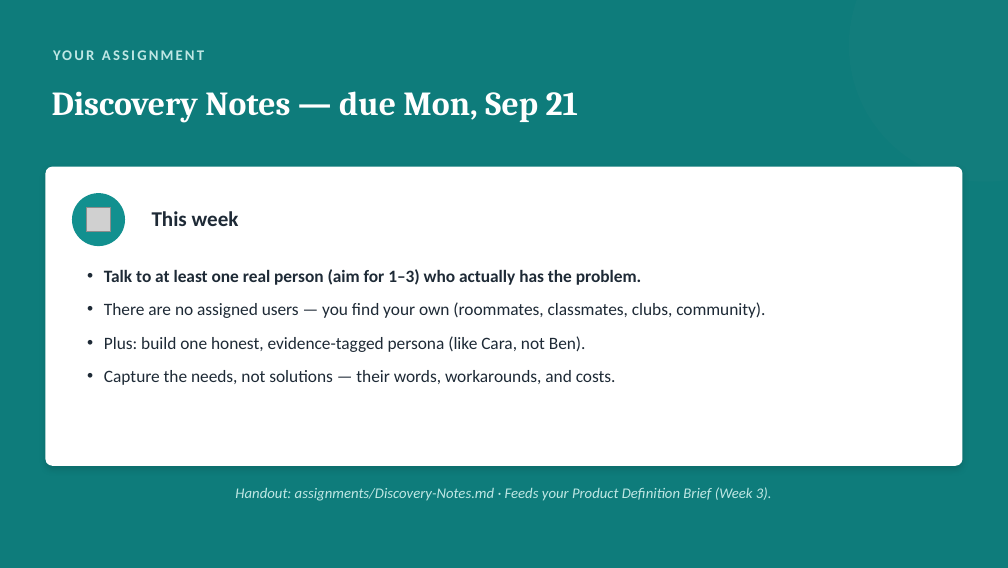
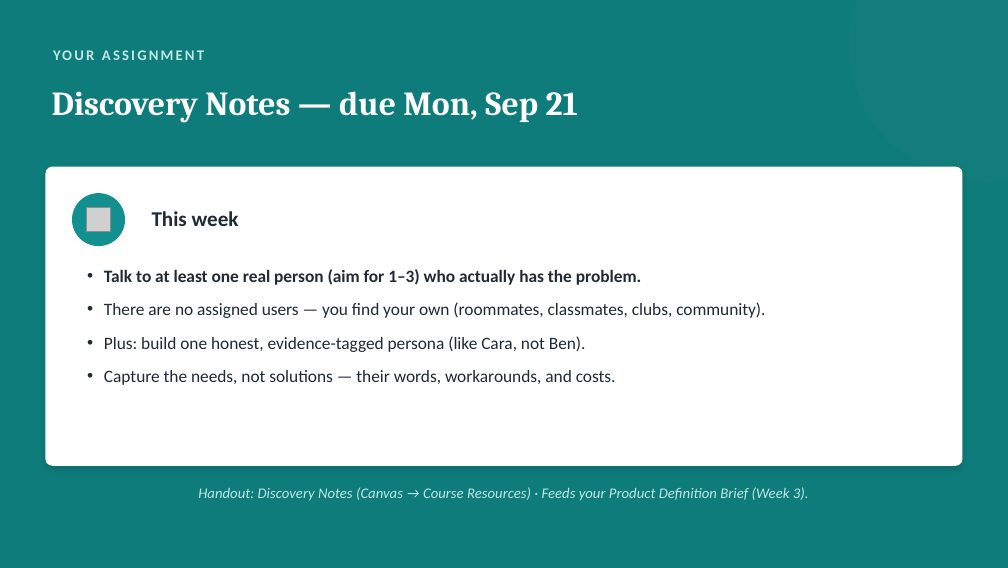
Before and after one commit to BYU-CS-Course-Ops/CS380, a slide deck: slide 14 of canvas_material/lectures/powerpoint/Session04-Discovery.pptx. Drawn at 1008x568 pixels with LibreOffice and Linux fonts; fonts in the diff are those of the drawing; grey boxes stand for pictures. Boxes give left, top, right and bottom in pixels: in the first picture for what was removed or moved away, otherwise in the second. Text is boxed around its words. In the diff, an @@ line names an element or a change of style, - is before the commit and + after.

```diff
--- a/canvas_material/lectures/powerpoint/Session04-Discovery.pptx
+++ b/canvas_material/lectures/powerpoint/Session04-Discovery.pptx
@@ text at box(198, 487, 809, 501): text changed @@
-Handout: assignments/Discovery-Notes.md · Feeds your Product Definition Brief (Week 3).
+Handout: Discovery Notes (Canvas → Course Resources) · Feeds your Product Definition Brief (Week 3).
```
Also in this commit, not shown: 8 other files.
